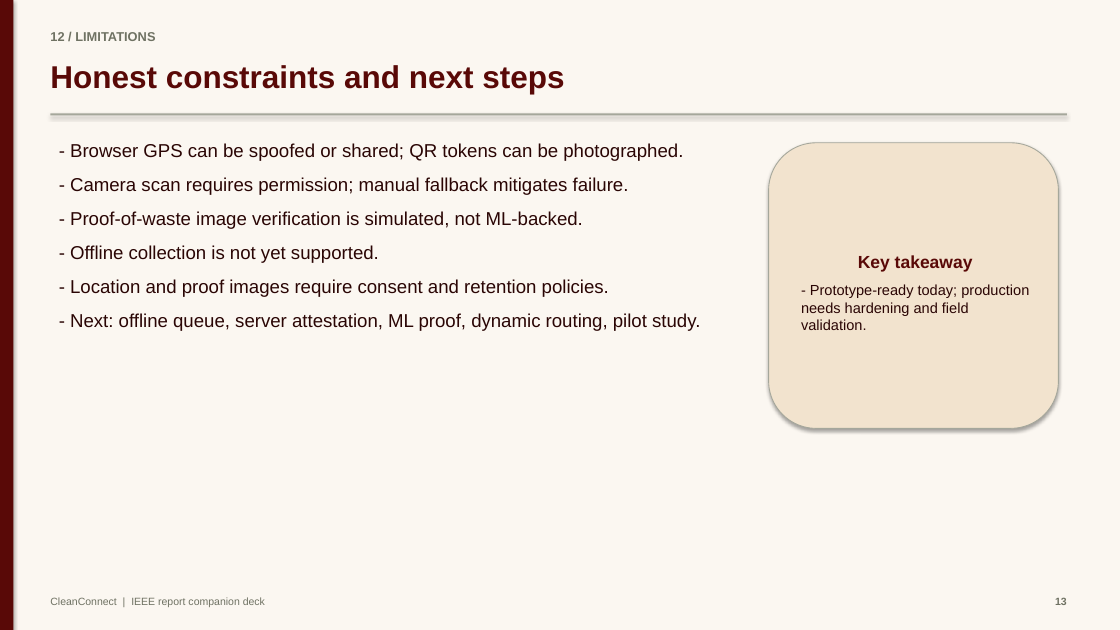
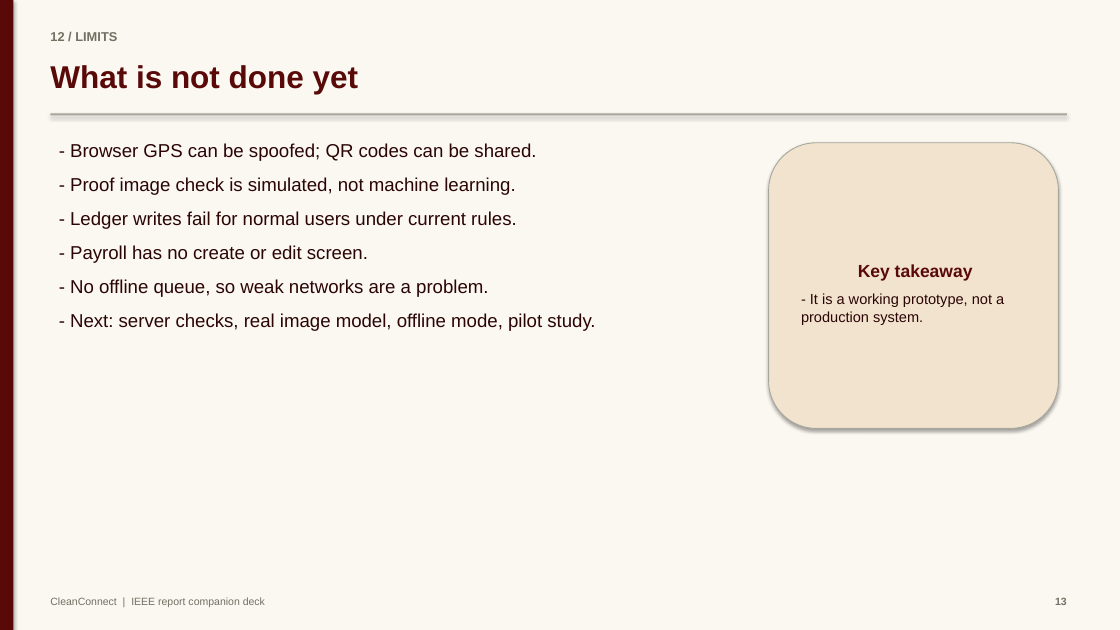
Before and after one commit to mayankjain1815-commits/CleanConnect, a slide deck: slide 13 of docs/presentation/CleanConnect_Presentation.pptx. Drawn at 1120x630 pixels with LibreOffice and Linux fonts; fonts in the diff are those of the drawing. Boxes give left, top, right and bottom in pixels: in the first picture for what was removed or moved away, otherwise in the second. Text is boxed around its words. In the diff, an @@ line names an element or a change of style, - is before the commit and + after.

```diff
--- a/docs/presentation/CleanConnect_Presentation.pptx
+++ b/docs/presentation/CleanConnect_Presentation.pptx
@@ text at [50,32,117,41]: text changed @@
-12 / LIMITATIONS
+12 / LIMITS
@@ text at [50,65,359,94]: text changed @@
-Honest constraints and next steps
+What is not done yet
@@ text at [70,143,595,331]: text changed @@
-- Browser GPS can be spoofed or shared; QR tokens can be photographed.
-- Camera scan requires permission; manual fallback mitigates failure.
-- Proof-of-waste image verification is simulated, not ML-backed.
-- Offline collection is not yet supported.
-- Location and proof images require consent and retention policies.
-- Next: offline queue, server attestation, ML proof, dynamic routing, pilot study.
+- Browser GPS can be spoofed; QR codes can be shared.
+- Proof image check is simulated, not machine learning.
+- Ledger writes fail for normal users under current rules.
+- Payroll has no create or edit screen.
+- No offline queue, so weak networks are a problem.
+- Next: server checks, real image model, offline mode, pilot study.
@@ text in rounded rectangle at [801,293,1004,325]: text changed @@
-- Prototype-ready today; production needs hardening and field validation.
+- It is a working prototype, not a production system.
```
Also in this commit, not shown: 13 other slides changed, 11 other files.
